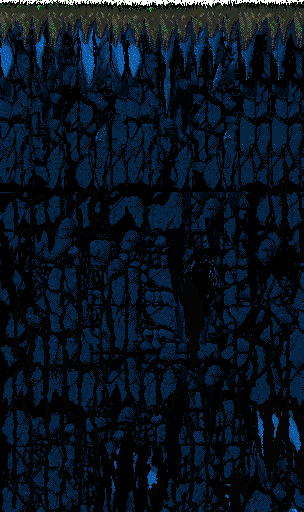
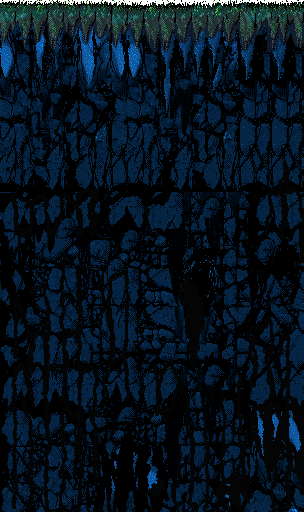
Comparing the layer stacks of the two (304, 512) images. Changes:
painted on "Background" over [0, 2, 304, 54]
